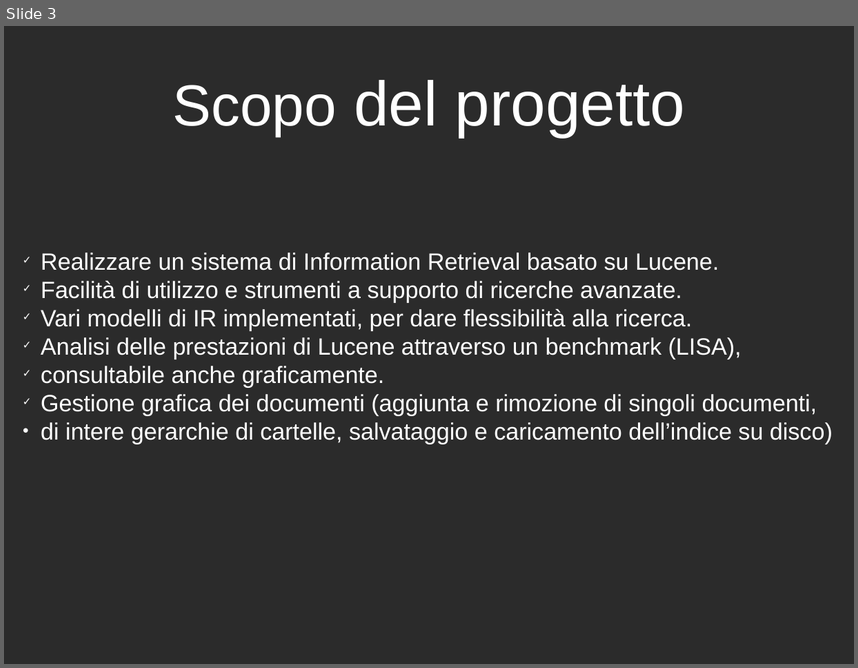
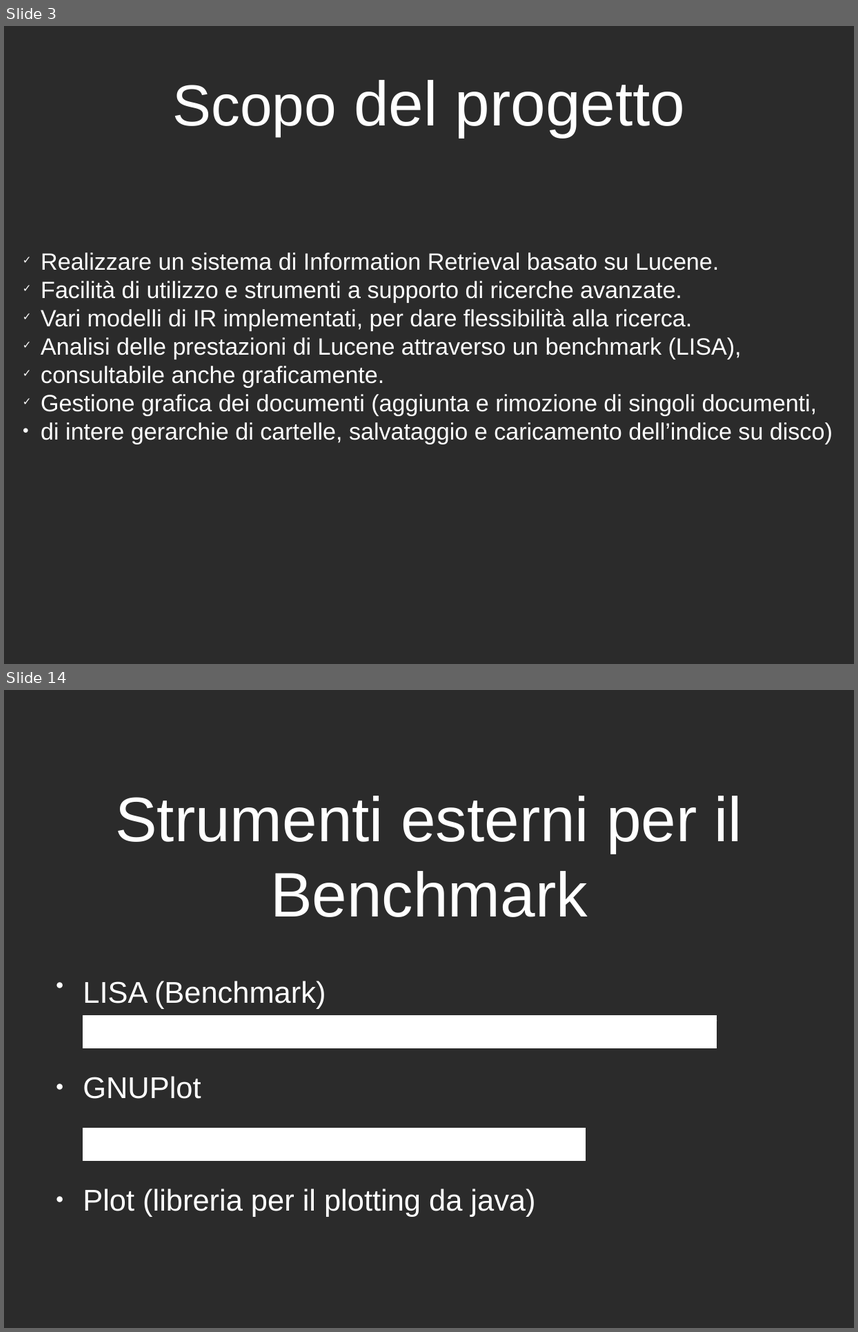
Before and after one commit to LucaGherardini/GAvI-Project, a slide deck: GAvI-Project/Presentation/presentazione.odp. Shown one above the other, each under a label of ours: slide 3 before the commit, slides 3 and 14 after it; the slides between them are not shown. The pictures are 858x668 and 858x1332 pixels, drawn with LibreOffice and Linux fonts; fonts in the diff are those of the drawing; background and template pictures are left out; a plain dark background stands for a picture behind light text. Boxes give left, top, right and bottom in pixels: in the first picture for what was removed or moved away, otherwise in the second. Text is boxed around its words. In the diff, an @@ line names an element or a change of style, - is before the commit and + after.

```diff
--- a/GAvI-Project/Presentation/presentazione.odp
+++ b/GAvI-Project/Presentation/presentazione.odp
@@ slide 14 added at (4, 690, 854, 1328), background picture (left out) @@
@@ title added at (115, 796, 742, 917), 58.6 pt, text #FFFFFF @@
+Strumenti esterni per il Benchmark
@@ text added at (83, 980, 717, 1216), 28 pt, text #FFFFFF @@
+● LISA (Benchmark) http://ir.dcs.gla.ac.uk/resources/test_collections/
+● GNUPlot
+http://www.gnuplot.info/download.html
+● Plot (libreria per il plotting da java)
```
Also in this commit, not shown: 3 slides changed, 9 other slides added.
